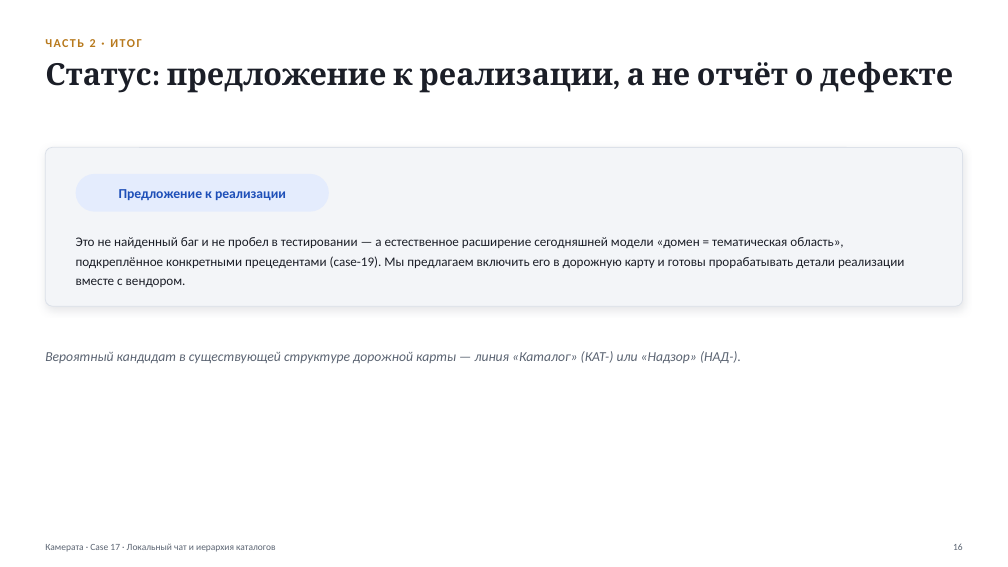
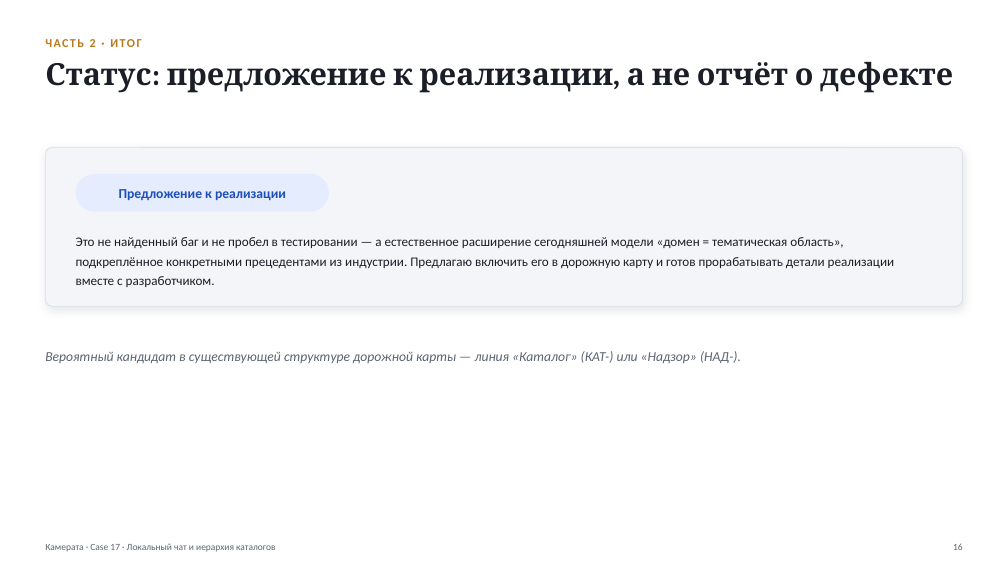
Before and after one commit to vladilslavandrosov-prog/job-RAG, a slide deck: slide 16 of docs/presentations/case-17-lokalny-chat-i-ierarhiya-katalogov.pptx. Drawn at 1008x567 pixels with LibreOffice and Linux fonts; fonts in the diff are those of the drawing. Boxes give left, top, right and bottom in pixels: in the first picture for what was removed or moved away, otherwise in the second. Text is boxed around its words. In the diff, an @@ line names an element or a change of style, - is before the commit and + after.

```diff
--- a/docs/presentations/case-17-lokalny-chat-i-ierarhiya-katalogov.pptx
+++ b/docs/presentations/case-17-lokalny-chat-i-ierarhiya-katalogov.pptx
@@ text at bbox=[76, 237, 895, 287]: text changed @@
-Это не найденный баг и не пробел в тестировании — а естественное расширение сегодняшней модели «домен = тематическая область», подкреплённое конкретными прецедентами (case-19). Мы предлагаем включить его в дорожную карту и готовы прорабатывать детали реализации вместе с вендором.
+Это не найденный баг и не пробел в тестировании — а естественное расширение сегодняшней модели «домен = тематическая область», подкреплённое конкретными прецедентами из индустрии. Предлагаю включить его в дорожную карту и готов прорабатывать детали реализации вместе с разработчиком.
```
Also in this commit, not shown: 11 other slides changed.
